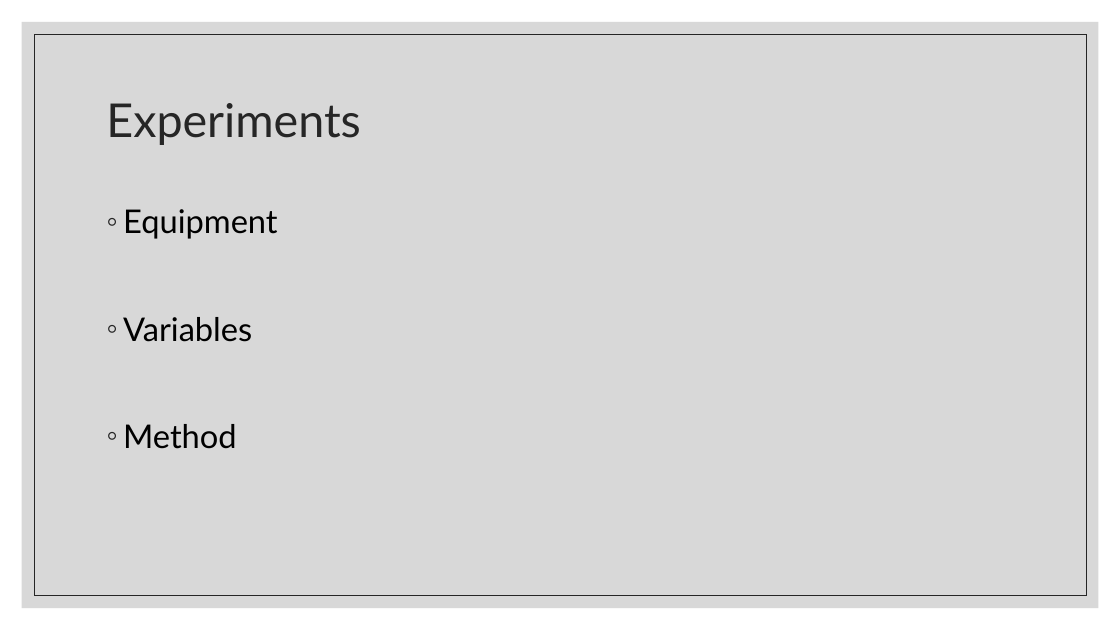
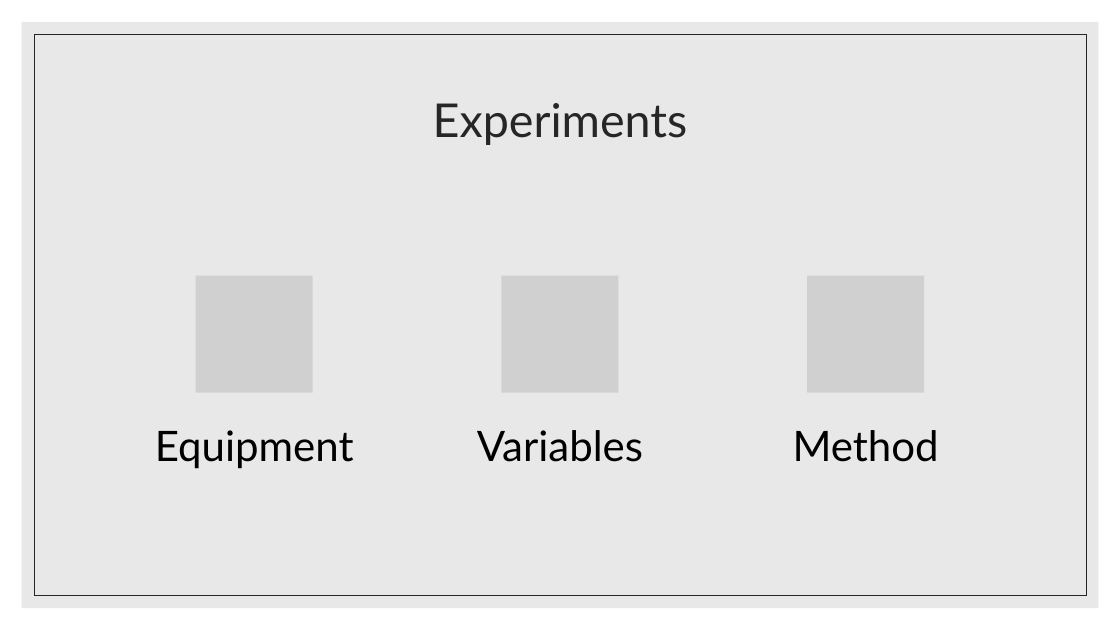
Before and after one commit to nokeeffe2013/Engage-Science-Compsci, a slide deck: slide 6 of Engage_Lesson3/lesson3_slides.pptx (slide 5 before the commit). Drawn at 1120x630 pixels with LibreOffice and Linux fonts; fonts in the diff are those of the drawing; grey boxes stand for pictures. Boxes give left, top, right and bottom in pixels: in the first picture for what was removed or moved away, otherwise in the second. Text is boxed around its words. In the diff, an @@ line names an element or a change of style, - is before the commit and + after.

```diff
--- a/Engage_Lesson3/lesson3_slides.pptx
+++ b/Engage_Lesson3/lesson3_slides.pptx
@@ rectangle added at bbox=[0, 0, 1120, 630], fill #FFFFFF @@
@@ rectangle removed at bbox=[22, 22, 1099, 608] @@
@@ rectangle added at bbox=[22, 22, 1099, 608], fill #D9D9D9 at 60% opacity @@
@@ rectangle removed at bbox=[34, 34, 1086, 596] @@
@@ rectangle added at bbox=[34, 34, 1086, 596], outline #262626 0.5 pt @@
@@ title "Experiments" at bbox=[433, 103, 688, 145]: alignment left to centre @@
@@ text removed at bbox=[123, 209, 277, 449] @@
-◦ Equipment
-◦ Variables
-◦ Method
@@ group added at bbox=[155, 276, 939, 469]: 3 pictures, 3 texts @@
+Equipment
+Variables
+Method
```
Also in this commit, not shown: 5 other slides changed, 2 slides added, 11 other files.
